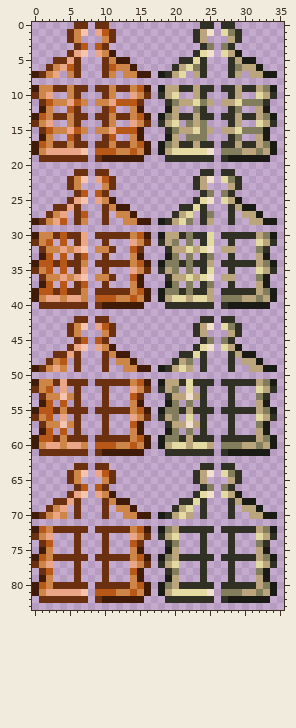
Edited in one commit: sprite sheet (Content/Tiles/CrabPots/CrabPot.png). This is how it looked before the edit.
The file is 72x168 pixels, drawn in blocks of 2x2; one block is one cell here.
The result:
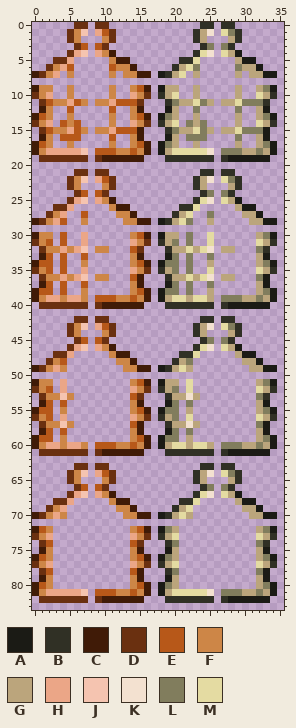
Palette (. is transparent): A #1b1b15  B #303025  C #401b07  D #6a3010  E #b75819  F #cd8647  G #bba57c  H #eba687  J #f5c4b0  K #f3e1d0  L #817d5d  M #e4dba2
Diff:
The edit adds colour E in row 14 at x 4; in row 16 at x 4.
Colour D gives way to colour E in row 14 at x 6; in row 16 at x 6.
The edit erases colour B in rows 5 to 7 at x 24 and 28; in row 9 at x 21 to 22, 24 to 25, 27 to 28 and 30 to 31; in row 10 at x 24 and 28; in row 12 at x 24 and 28; in row 13 at x 21 to 22, 24 to 25, 27 to 28 and 30 to 31; in row 14 at x 28.
The edit erases colour B in row 16 at x 28; in row 17 at x 21 to 22, 24 to 25, 27 to 28 and 30 to 31; in rows 26 to 28 at x 24 and 28; in row 30 at x 21, 23 to 24 and 27 to 31; in row 31 at x 24 and 28; in row 33 at x 24 and 28.
The edit erases colour B in row 34 at x 21, 23 to 24 and 27 to 31; in row 35 at x 24 and 28; in row 37 at x 24 and 28; in row 38 at x 21, 23 to 24 and 27 to 31; in rows 47 to 49 at x 24 and 28; in row 51 at x 21, 23 to 25 and 27 to 31.
The edit erases colour B in rows 52 to 54 at x 24 and 28; in row 55 at x 21, 23 to 25 and 27 to 31; in rows 56 to 58 at x 24 and 28; in row 59 at x 21, 23 to 25 and 27 to 31; in rows 68 to 70 at x 24 and 28; in row 72 at x 21 to 25 and 27 to 31.
The edit erases colour B in rows 73 to 75 at x 24 and 28; in row 76 at x 21 to 25 and 27 to 31; in rows 77 to 79 at x 24 and 28; in row 80 at x 21 to 25 and 27 to 31.
The edit erases colour D in rows 5 to 7 at x 6 and 10; in row 9 at x 3 to 4, 6 to 7, 9 to 10 and 12 to 13; in row 10 at x 6 and 10; in row 12 at x 6 and 10; in row 13 at x 3 to 4, 6 to 7, 9 to 10 and 12 to 13; in row 14 at x 10.
The edit erases colour D in row 16 at x 10; in row 17 at x 3 to 4, 6 to 7, 9 to 10 and 12 to 13; in rows 26 to 28 at x 6 and 10; in row 30 at x 3, 5 to 6 and 9 to 13; in row 31 at x 6 and 10; in row 32 at x 11.
The edit erases colour D in row 33 at x 6 and 10; in row 34 at x 3, 5 to 6 and 9 to 13; in row 35 at x 6 and 10; in row 36 at x 11; in row 37 at x 6 and 10; in row 38 at x 3, 5 to 6 and 9 to 13.
The edit erases colour D in rows 47 to 49 at x 6 and 10; in row 51 at x 3, 5 to 7 and 9 to 13; in rows 52 to 54 at x 6 and 10; in row 55 at x 3, 5 to 7 and 9 to 13; in rows 56 to 58 at x 6 and 10; in row 59 at x 3, 5 to 7 and 9 to 13.
The edit erases colour D in rows 68 to 70 at x 6 and 10; in row 72 at x 3 to 7 and 9 to 13; in rows 73 to 75 at x 6 and 10; in row 76 at x 3 to 7 and 9 to 13; in rows 77 to 79 at x 6 and 10; in row 80 at x 3 to 7 and 9 to 13.
Boxes around the changes in both pictures, in picture pixels (x1, y1, x2, y2):
changed: (53, 57, 130, 148)
erased: (179, 57, 256, 148)
erased: (53, 204, 130, 295)
erased: (179, 204, 256, 295)
erased: (53, 351, 130, 442)
erased: (179, 351, 256, 442)
erased: (53, 498, 130, 589)
erased: (179, 498, 256, 589)
